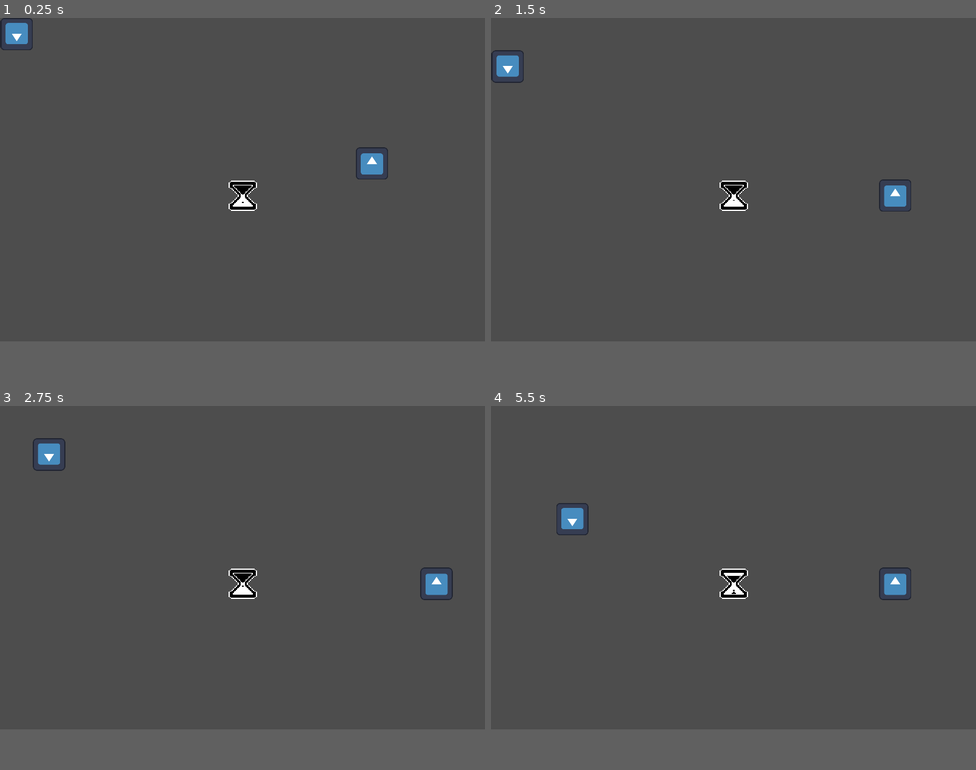
Above: before the commit, frames 1-4 (two rows, left to right).
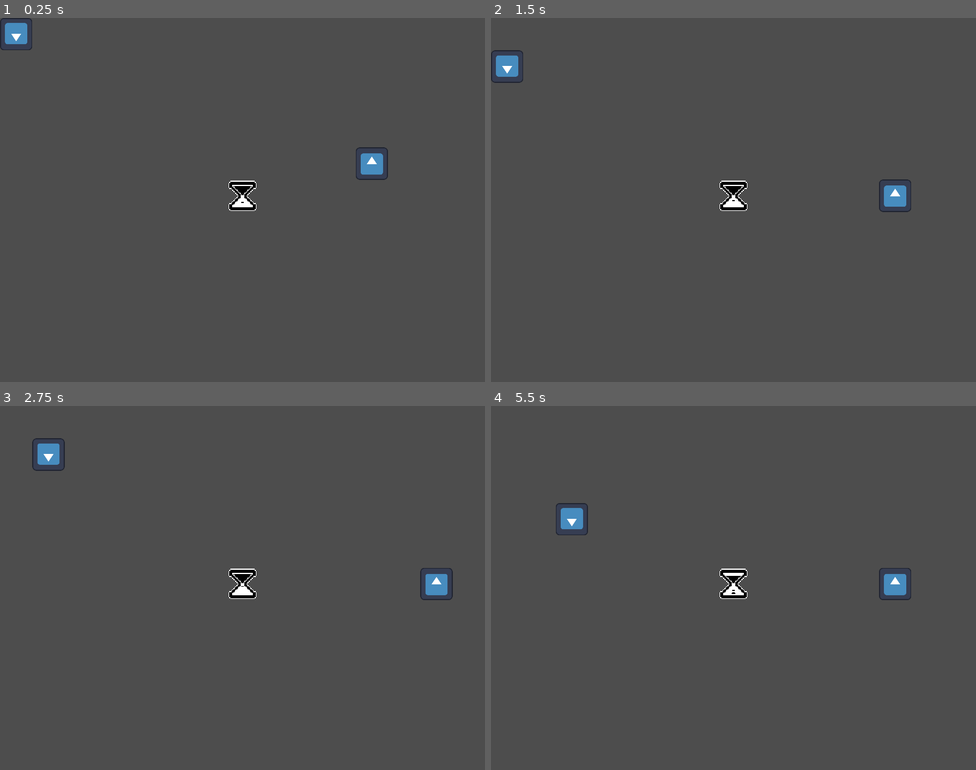
Above: after the commit, the same moments.

Repository: Raisinaut/Micro-Jam-034
Game: Godot game, scene res://Levels/test_level.tscn
Same seed, same stepped clock (60 frames per second), same inputs: the game is played once before the commit and once after it. The engine's default icon, where the game draws it, is replaced by a stand-in: a white triangle on a blue panel in a dark square.
Inputs:
- Up to frame 1 (0.25 s): no input
- Up to frame 2 (1.5 s): tap Enter at 0.5 s; hold D (move_right) 0.53-1.28 s; hold S (move_down) from 1.28 s (still down)
- Up to frame 3 (2.75 s): release S (move_down) at 2.03 s; hold D (move_right) from 2.03 s (still down)
- Up to frame 4 (5.5 s): tap Space at 2.75 s; release D (move_right) at 2.78 s; hold W (move_up) 2.78-3.53 s; tap Enter at 3.5 s; hold A (move_left) 3.53-5.03 s; hold S (move_down) from 5.03 s (still down)
In our replay, the window is 800x533 before the commit and 800x600 after it. These sizes can differ from the game's own. Grey fills any space a smaller window leaves; there, only what the larger window draws over its background counts as a difference.

The runs differ from the first frame. In frame 1, 0.1% of the frame differs, in the area x 0-80%, y 0-53%; in frame 2, 0.1%; in frame 3, 0.1%; in frame 4, 0.2%, in the area x 13-86%, y 26-53%.

Commit message:
grid object

Diff:
--- a/Godot/defense-game/Characters/Enemy.tscn
+++ b/Godot/defense-game/Characters/Enemy.tscn
@@ -3,7 +3,7 @@
 [ext_resource type="Script" path="res://Characters/enemy.gd" id="1_0wd4x"]
 [ext_resource type="Texture2D" uid="uid://ct2trv2mxr0my" path="res://icon.svg" id="2_wtbre"]
 
-[node name="GridCharacter" type="Node2D"]
+[node name="Enemy" type="Node2D"]
 script = ExtResource("1_0wd4x")
 
 [node name="Sprite2D" type="Sprite2D" parent="."]
--- a/Godot/defense-game/Characters/grid_character.gd
+++ b/Godot/defense-game/Characters/grid_character.gd
@@ -1,15 +1,7 @@
 class_name GridCharacter
-extends Node2D
+extends GridObject
 
-var _grid = null
-
-var grid_position = Vector2.ZERO
 var move_direction = Vector2.ZERO
-
-func initialize_grid(grid: GridNode):
-	_grid = grid
-	grid_position = round((position - _grid.grid_origin) / _grid.grid_step)
-	_update_position(1)
 
 func _process(delta: float) -> void:
 	_move()
@@ -28,9 +20,3 @@
 	var t = create_tween()
 	t.tween_property(self, 'position', _actual_position() + bonk, 0.05)
 	t.tween_property(self, 'position', _actual_position(), 0.05)
-
-func _actual_position():
-	return (grid_position * _grid.grid_step) + _grid.grid_origin
-
-func _update_position(delta: float):
-	position = lerp(position, _actual_position(), delta * 20)
--- a/Godot/defense-game/Characters/grid_node.gd
+++ b/Godot/defense-game/Characters/grid_node.gd
@@ -6,11 +6,11 @@
 
 func _ready() -> void:
 	for child in get_children():
-		if child is GridCharacter:
+		if child is GridObject:
 			child.initialize_grid(self)
 
 func get_grid_position(grid_position: Vector2):
 	for child in get_children():
-		if child is GridCharacter && child.grid_position == grid_position:
+		if child is GridObject && child.grid_position == grid_position:
 			return child
 	return null
--- /dev/null
+++ b/Godot/defense-game/Characters/grid_object.gd
@@ -0,0 +1,17 @@
+class_name GridObject
+extends Node2D
+
+var _grid = null
+
+var grid_position = Vector2.ZERO
+
+func initialize_grid(grid: GridNode):
+	_grid = grid
+	grid_position = round((position - _grid.grid_origin) / _grid.grid_step)
+	_update_position(1)
+
+func _actual_position():
+	return (grid_position * _grid.grid_step) + _grid.grid_origin
+
+func _update_position(delta: float):
+	position = lerp(position, _actual_position(), delta * 20)
--- a/Godot/defense-game/Levels/test_level.tscn
+++ b/Godot/defense-game/Levels/test_level.tscn
@@ -10,11 +10,11 @@
 [node name="GridNode" parent="." instance=ExtResource("1_22lwh")]
 position = Vector2(240, 176)
 
+[node name="Hourglass" parent="GridNode" instance=ExtResource("1_giacu")]
+position = Vector2(0, 0)
+
 [node name="Player" parent="GridNode" instance=ExtResource("2_pp4ul")]
 position = Vector2(128, -32)
 
-[node name="GridCharacter" parent="GridNode" instance=ExtResource("3_p6at6")]
+[node name="Enemy" parent="GridNode" instance=ExtResource("3_p6at6")]
 position = Vector2(-224, -160)
-
-[node name="Hourglass" parent="." instance=ExtResource("1_giacu")]
-position = Vector2(240, 176)
--- a/Godot/defense-game/Objects/hourglass.gd
+++ b/Godot/defense-game/Objects/hourglass.gd
@@ -1,4 +1,4 @@
-extends Node2D
+extends GridObject
 
 @export var progress_curve : Curve
 
--- a/Godot/defense-game/project.godot
+++ b/Godot/defense-game/project.godot
@@ -22,7 +22,7 @@
 [display]
 
 window/size/viewport_width=480
-window/size/viewport_height=320
+window/size/viewport_height=360
 window/size/window_width_override=960
 window/size/window_height_override=640
 window/stretch/mode="canvas_items"
